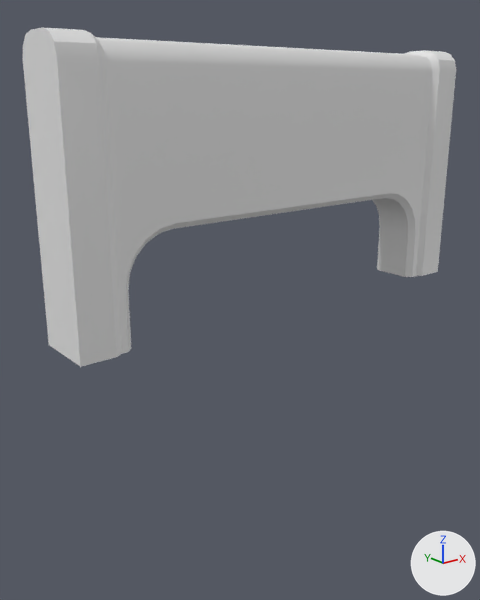
An edit to the FBX model LevelUp_project/Assets/ART/3D models/Fountain/Puente.fbx, drawn before and after from the same camera.
The view is the same before and after, from a camera (50 mm lens) standing at (-5.39, 5.93, 0.81) and looking at (-0.48, 12.07, -1.64). Arrows for +X, +Y and +Z are at lower right; the lights stay in place. The first picture is the older version. Where no turn or scale is listed for an object, it has been applied to the vertices.

Objects in the first picture: 'Puente'.
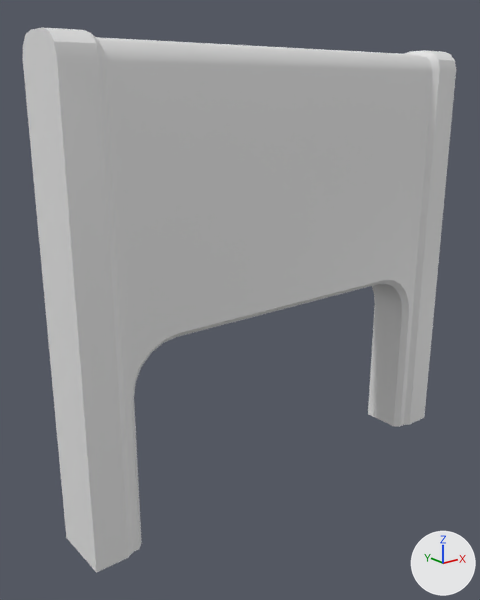
The newer file is also turned or shifted as a whole; pictures and numbers use the older file's frame.

Location of each change, [x1, y1, x2, y2] in pixels of the pictures (480 x 600 px; the box of a moved part takes in the faces that stretch with it):
'Puente', reshaped (61% taller)
    before: [23, 28, 456, 367]
    after: [23, 28, 456, 573]
part 1 of me_cube_003, moved or reshaped
    before: [49, 191, 438, 367]
    after: [49, 191, 438, 573]
part 2 of me_cube_003, moved or reshaped
    before: [126, 193, 416, 292]
    after: [132, 280, 409, 400]

What the commit changed:
me_cube_003 is used by ob_puente; location (-0.07, 11.85, -0.15).
me_cube_003 had 136 vertices, 112 faces and spanned x -2.83..2.82, y -0.37..0.37, z -1.55..1.48.
me_cube_003 now has 136 vertices, 112 faces and spans x -2.83..2.82, y -0.37..0.37, z -3.92..1.48.
me_cube_003 part 1: all 24 vertices in x -2.83..2.82, y -0.37..0.37, z -1.55 are moved by (0.0, 0.0, -2.36).
me_cube_003 part 2: all 48 vertices in x -2.28..2.28, y -0.32..0.32, z -0.93..-0.31 are moved by (0.0, 0.0, -1.18).
